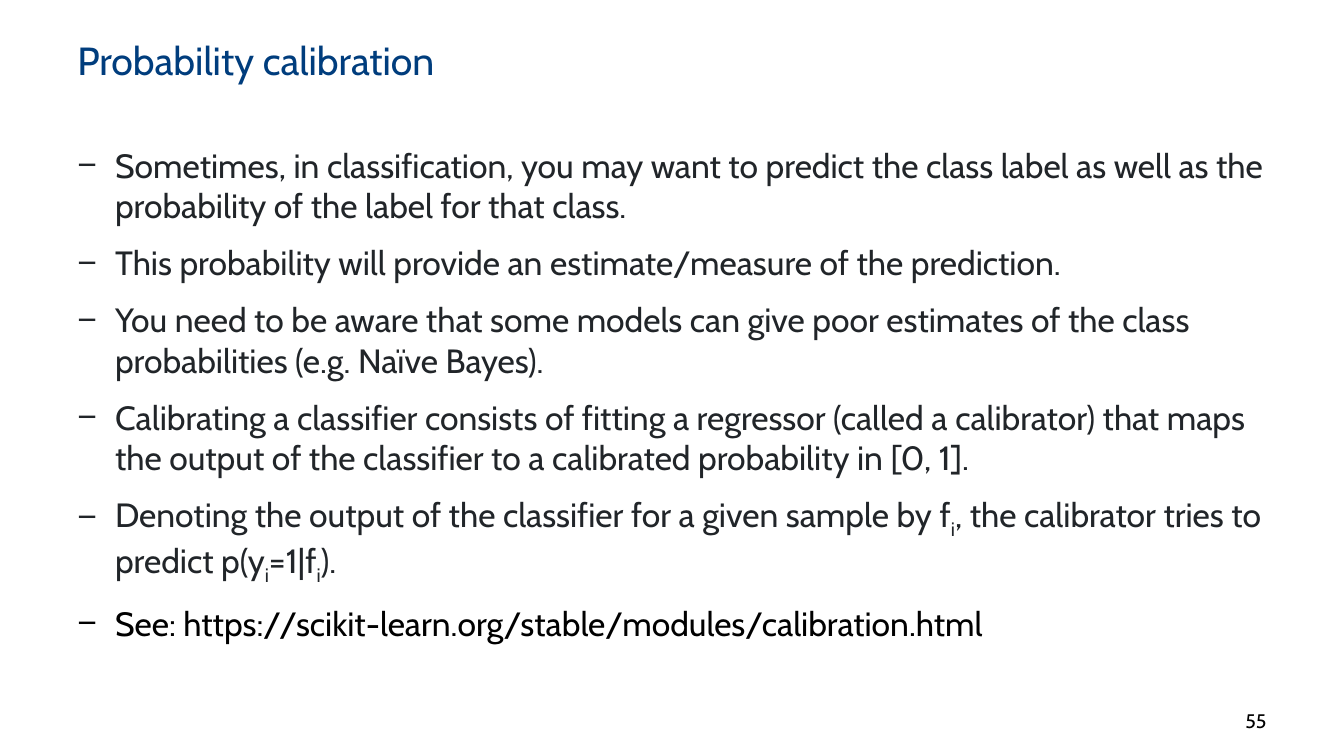
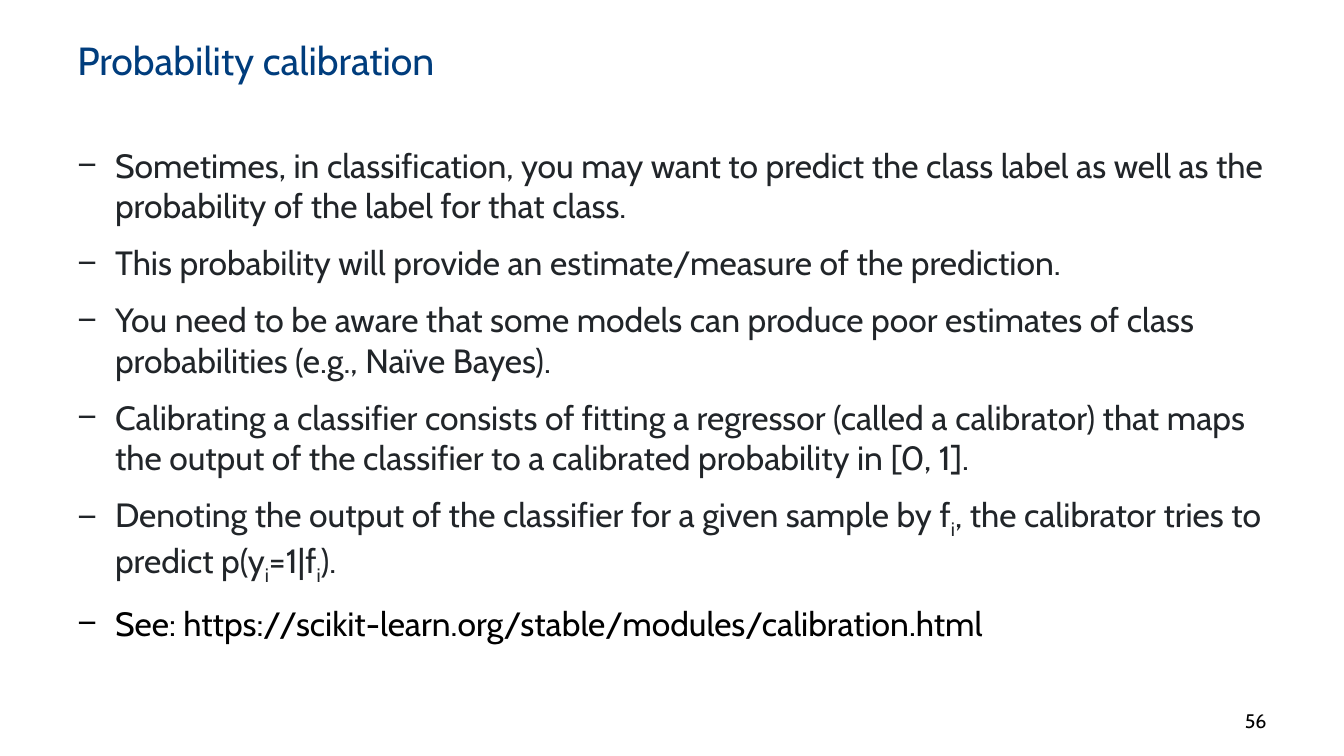
Before and after one commit to ML4NS/ml4ns.github.io, a slide deck: slide 56 of slides/04- Bayesian models/ML4NuerScience_BayesianModels.pptx (slide 55 before the commit). Drawn at 1344x756 pixels with LibreOffice and Linux fonts; fonts in the diff are those of the drawing; background and template pictures are left out. Boxes give left, top, right and bottom in pixels: in the first picture for what was removed or moved away, otherwise in the second. Text is boxed around its words. In the diff, an @@ line names an element or a change of style, - is before the commit and + after.

```diff
--- a/slides/04- Bayesian models/ML4NuerScience_BayesianModels.pptx
+++ b/slides/04- Bayesian models/ML4NuerScience_BayesianModels.pptx
@@ text at [115, 306, 1194, 381]: text changed @@
-− You need to be aware that some models can give poor estimates of the class probabilities (e.g. Naïve Bayes).
+− You need to be aware that some models can produce poor estimates of class probabilities (e.g., Naïve Bayes).
@@ page number at [1245, 714, 1267, 729]: text changed @@
-55
+56
```
Also in this commit, not shown: 26 other slides changed, 2 slides added, 1 other file.
